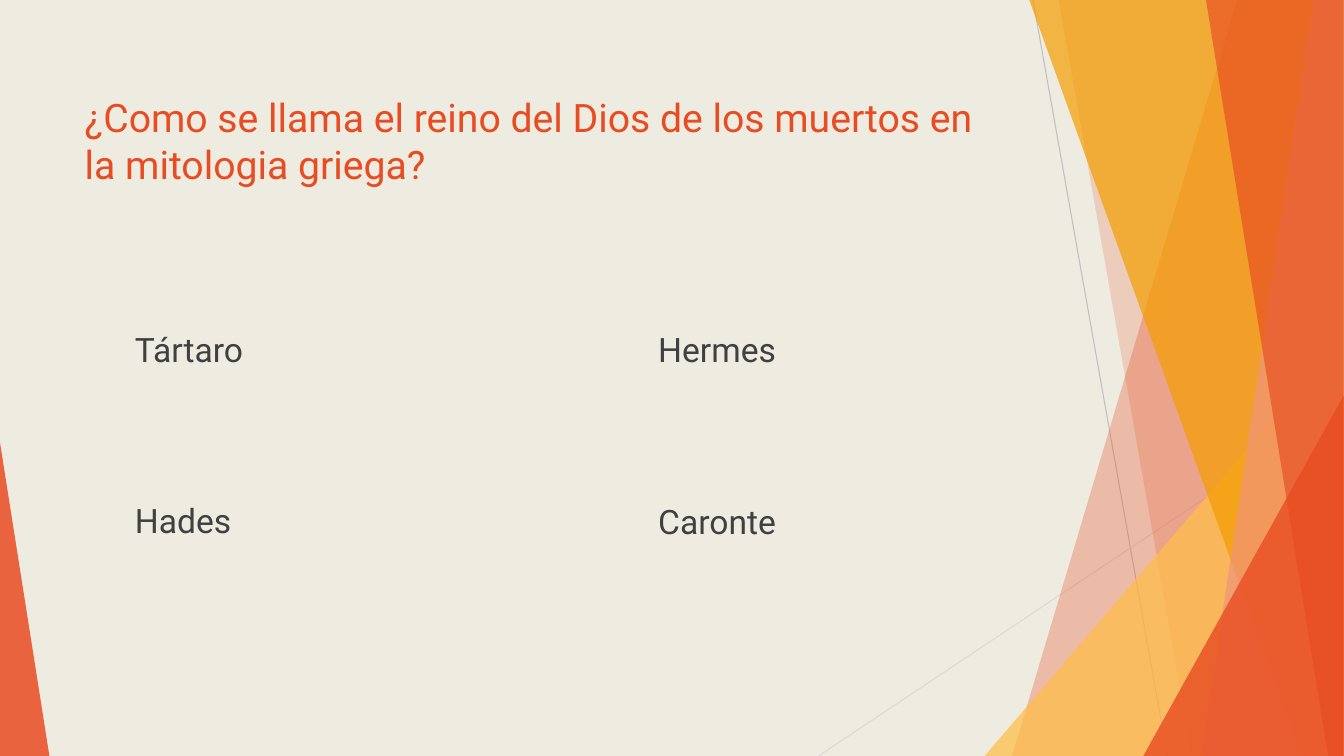
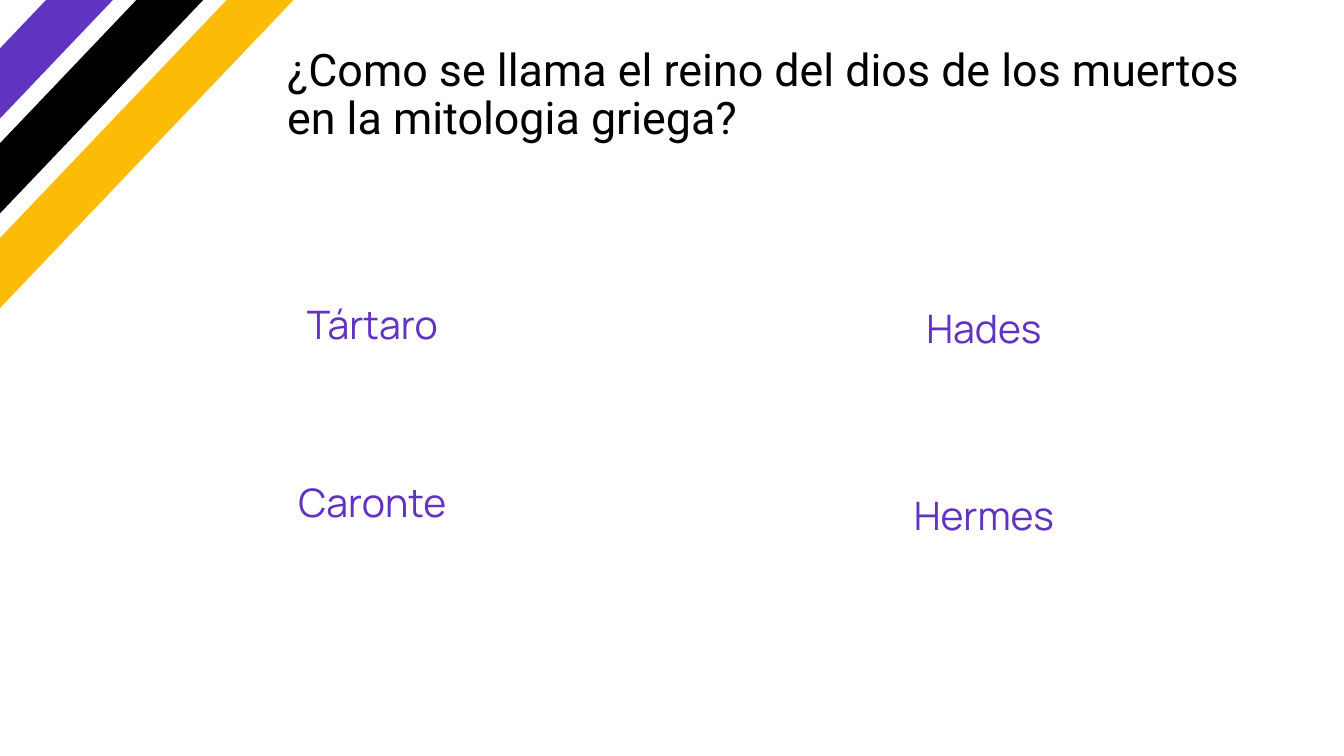
Before and after one commit to 500historias/trivia-pptx, a slide deck: slide 104 of output/output_slides.pptx (slide 84 before the commit). Drawn at 1344x756 pixels with LibreOffice and Linux fonts; fonts in the diff are those of the drawing; background and template pictures are left out. Boxes give left, top, right and bottom in pixels: in the first picture for what was removed or moved away, otherwise in the second. Text is boxed around its words. In the diff, an @@ line names an element or a change of style, - is before the commit and + after.

```diff
--- a/output/output_slides.pptx
+++ b/output/output_slides.pptx
@@ background #EEECE1 to #FFFFFF @@
@@ rectangle added at box(0, 0, 302, 322), fill #FCBC06 @@
@@ rectangle added at box(0, 0, 253, 277), fill #000000 @@
@@ rectangle added at box(0, 0, 205, 233), fill #6033C1 @@
@@ title at box(287, 52, 1239, 144): text changed; size 28 to 32 pt; text colour #E84C22 to #000000 @@
-¿Como se llama el reino del Dios de los muertos en la mitologia griega?
+¿Como se llama el reino del dios de los muertos en la mitologia griega?
@@ text "Tártaro": place and size @@
-text "Tártaro" at box(135, 337, 243, 363)
+text "Tártaro" at box(307, 308, 438, 340)
@@ text "Hades": place and size @@
-text "Hades" at box(135, 508, 231, 534)
+text "Hades" at box(926, 314, 1041, 344)
@@ group removed at box(0, 0, 1344, 756): 5 freeform shapes, 3 triangles, 2 lines @@
@@ size 24 to 28 pt, font Roboto to Manrope, text colour #404040 to #6033C1; alignment left to centre; line spacing 1 to 0.9 in 4 elements at box(307, 308, 438, 340), box(914, 501, 1054, 531), box(926, 314, 1041, 344), box(298, 488, 446, 518) @@
@@ text "Caronte": place and size @@
-text "Caronte" at box(658, 510, 776, 535)
+text "Caronte" at box(298, 488, 446, 518)
@@ text "Hermes": place and size @@
-text "Hermes" at box(658, 338, 776, 363)
+text "Hermes" at box(914, 501, 1054, 531)
```
Also in this commit, not shown: 103 other slides changed, 17 slides added, 17 slides removed, 8 other files.
